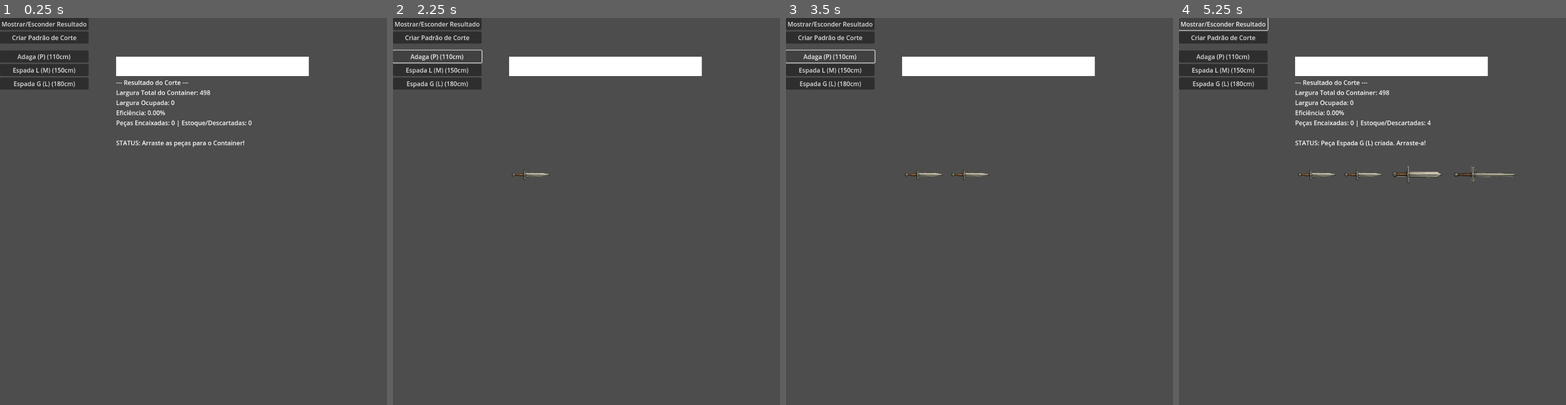
Above: before the commit, frames 1-4 (left to right).
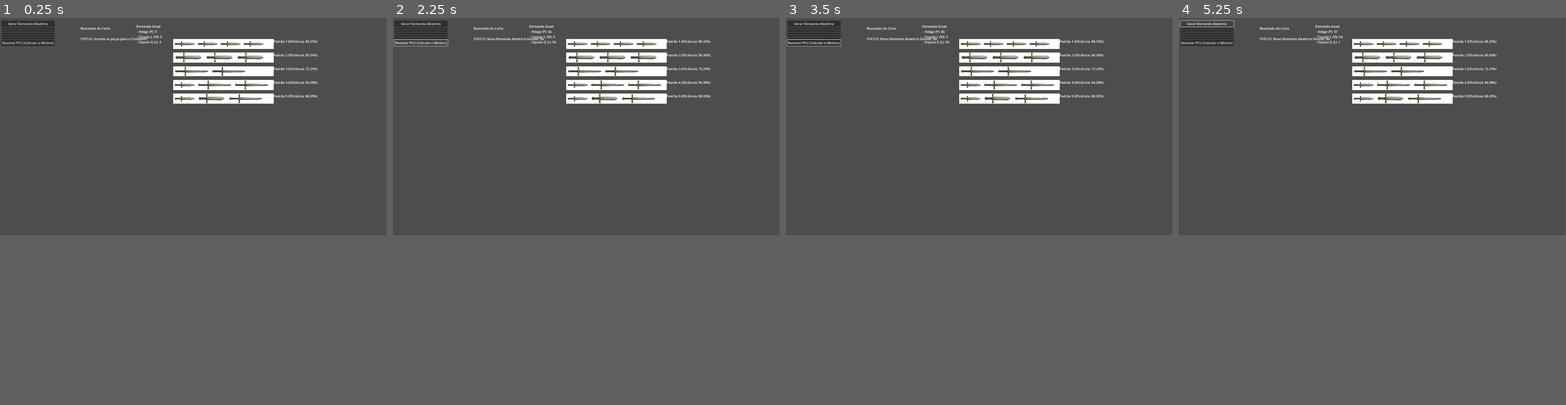
Above: after the commit, the same moments.

Repository: VitaumOS/Jogo_IC-Godot
Game: Godot game, scene res://scene/Cena_1.tscn
Same seed, same stepped clock (60 frames per second), same inputs: the game is played once before the commit and once after it.
Inputs (mouse positions are in pixels of both pictures, inside the frame that each line leads up to):
- Up to frame 1 (0.25 s): no input
- Up to frame 2 (2.25 s): click "Mostrar/Esconder Resultado" (after the commit: "Gerar Demanda Aleatória") at 0.5 s; click (435, 37) at 1.25 s, where only the run before the commit has a clickable "Criar Padrão de Corte"; click (420, 60) at 2 s, where only the run after the commit has a clickable "Resolver PCU (Calcular o Míni…"
- Up to frame 3 (3.5 s): click (828, 56) at 2.75 s, where only the run before the commit has a clickable "Adaga (P) (110cm)"
- Up to frame 4 (5.25 s): click (1221, 68) at 3.5 s, where only the run before the commit has a clickable "Espada L (M) (150cm)"; click (1221, 83) at 4.25 s, where only the run before the commit has a clickable "Espada G (L) (180cm)"; click "Mostrar/Esconder Resultado" (after the commit: "Gerar Demanda Aleatória") at 5 s
In our replay, the window is 800x800 before the commit and 799x449 after it. These sizes can differ from the game's own. Grey fills any space a smaller window leaves; there, only what the larger window draws over its background counts as a difference.

The runs differ from the first frame. In frame 1, 8.2% of the frame differs, in the area x 0-83%, y 0-34%; in frame 2, 7.0%; in frame 3, 7.1%; in frame 4, 8.5%, in the area x 0-88%, y 0-43%.

Commit message:
Atualização: Ambiente Virtual Python e criança de demandas

Diff:
--- a/project.godot
+++ b/project.godot
@@ -17,9 +17,9 @@
 
 [display]
 
-window/size/viewport_width=1000
-window/size/viewport_height=1000
+window/size/viewport_width=1920
+window/size/viewport_height=1080
 
 [editor_plugins]
 
-enabled=PackedStringArray("res://addons/py4godot/plugin.cfg")
+enabled=PackedStringArray()
--- /dev/null
+++ b/pulp_solution.json
@@ -0,0 +1,9 @@
+{
+    "status": "Optimal",
+    "chapas_usadas": 38,
+    "plano_corte": {
+        "Padr\u00e3o_1": 5,
+        "Padr\u00e3o_2": 20,
+        "Padr\u00e3o_4": 13
+    }
+}
--- a/scene/Cena_1.tscn
+++ b/scene/Cena_1.tscn
@@ -12,6 +12,7 @@
 cena_padrao_corte = ExtResource("4_uwuwm")
 
 [node name="Container" type="ColorRect" parent="."]
+visible = false
 offset_right = 40.0
 offset_bottom = 40.0
 
@@ -25,20 +26,37 @@
 metadata/_edit_use_anchors_ = true
 
 [node name="FeedbackLabel" type="Label" parent="UI"]
-layout_mode = 0
+layout_mode = 1
+anchors_preset = -1
+anchor_left = 7.925
+anchor_top = 0.425
+anchor_right = 7.925
+anchor_bottom = 0.5
 offset_right = 40.0
-offset_bottom = 23.0
+offset_bottom = 20.0
 metadata/_edit_use_anchors_ = true
 
 [node name="AvailablePiecesVBox" type="VBoxContainer" parent="UI"]
-layout_mode = 0
+layout_mode = 1
+anchors_preset = -1
+anchor_left = 0.175
+anchor_top = 0.325
+anchor_right = 0.175
+anchor_bottom = 0.325
 offset_right = 40.0
 offset_bottom = 40.0
 metadata/_edit_use_anchors_ = true
 
 [node name="PadraoCorteSalvo" type="VBoxContainer" parent="UI"]
 layout_mode = 0
-offset_left = 37.0
-offset_top = 440.0
-offset_right = 77.0
-offset_bottom = 480.0
+offset_left = 861.0
+offset_top = 104.0
+offset_right = 901.0
+offset_bottom = 144.0
+
+[node name="DemandaLabel" type="Label" parent="UI"]
+layout_mode = 0
+offset_left = 676.0
+offset_top = 30.0
+offset_right = 716.0
+offset_bottom = 53.0
--- a/script/Main.gd
+++ b/script/Main.gd
@@ -1,10 +1,11 @@
 # Main.gd
 extends Node2D
 
+
 # Cenas Exportadas
-@export var cena_peca: PackedScene         # Cena da peça
-@export var cena_botao_ui: PackedScene     # Cena do botão de interface
-@export var cena_padrao_corte: PackedScene # Cena para exibir padrões salvos
+@export var cena_peca: PackedScene
+@export var cena_botao_ui: PackedScene
+@export var cena_padrao_corte: PackedScene
 
 # Referências de Nós (@onready)
 @onready var retangulo_container: ColorRect = $Container
@@ -12,13 +13,22 @@
 @onready var rotulo_feedback: Label = $UI/FeedbackLabel
 @onready var vbox_pecas_disponiveis: VBoxContainer = $UI/AvailablePiecesVBox
 @onready var vbox_padroes_salvos: VBoxContainer = $UI/PadraoCorteSalvo
+@onready var rotulo_demanda: Label = $UI/DemandaLabel # Rótulo para mostrar a demanda
 
 # Variáveis
 var largura_container: float
 var largura_total_atual: float = 0.0
-var pecas_encaixadas: Array[PieceScript] = []
+var pecas_encaixadas: Array[PieceScript] = [] # Mantido, mas não usado na nova lógica
 var botao_visivel: bool
-var padroes_corte_salvos: Array = []
+var padroes_corte_salvos: Array = [] # Dicionários de dados para exibição
+var padroes_corte_salvos_valor: Array = [] # Array de Arrays numéricos [[4,0,0], [0,3,0], [0,0,2]]
+var padroes_selecionados: Array = [] # Índices dos padrões ativos (0, 1, 2, ...)
+
+var PYTHON_PATH = ProjectSettings.globalize_path("res://PythonFiles/venv/Scripts/python.exe")
+var PYTHON_SCRIPT = ProjectSettings.globalize_path("res://PythonFiles/resolve_pcu_pl.py")
+const OUTPUT_FILE_NAME = "res://pulp_solution.json" # Mudando para user:// para garantir escrita
+
+var demanda: Array = [5, 3, 2] # Adaga(P), Espada L(M), Espada G(L)
 
 # Dados das Peças
 var pecas_disponiveis: Array = [
@@ -27,6 +37,72 @@
 	{"nome": "Espada G (L)", "largura": 180.0, "comprimento": 50.0, "caminho_textura": "res://Sprite/Esp_Grande.png"},
 ]
 
+func _criar_padroes_automaticos():
+	# Padrões automáticos que você solicitou: [4,0,0], [0,3,0], [0,0,2]
+	var padroes_iniciais = [
+		[4, 0, 0], # Padrão 1
+		[0, 3, 0], # Padrão 2
+		[0, 0, 2], # Padrão 3
+		[1, 0, 2], # Padrão 4
+		[1, 1, 1]  # Padrão 5
+	]
+	var larguras_padrao = []
+
+	for padrao in padroes_iniciais:
+		var soma_larguras = 0
+		for i in range(pecas_disponiveis.size()):
+			soma_larguras += pecas_disponiveis[i].largura * padrao[i]
+		larguras_padrao.append(soma_larguras)
+
+	for i in range(padroes_iniciais.size()):
+		var padrao_numerico = padroes_iniciais[i]
+		var largura_ocupada = larguras_padrao[i]
+
+		var dados_padrao = {
+			"largura": largura_ocupada,
+			"eficiencia": (largura_ocupada / largura_container) * 100.0,
+			"pecas": [], # Lista de peças para exibição visual (apenas ilustrativo)
+			"nome": "Padrão %d" % (i + 1)
+		}
+
+		# Populando a lista 'pecas' para a exibição visual
+		for j in range(padrao_numerico.size()):
+			var tipo_peca = pecas_disponiveis[j]
+			for _k in range(padrao_numerico[j]):
+				dados_padrao.pecas.append({
+					"largura_peca": tipo_peca.largura,
+					"caminho_textura": tipo_peca.caminho_textura
+				})
+
+		padroes_corte_salvos_valor.append(padrao_numerico)
+		padroes_corte_salvos.append(dados_padrao)
+		_exibir_padrao_salvo(dados_padrao)
+
+		# Inicialmente, todos os padrões estão selecionados
+		padroes_selecionados.append(i)
+
+func _on_gerar_demanda_aleatoria_pressed():
+	var nova_demanda: Array = []
+	for _i in range(pecas_disponiveis.size()):
+		# Gera demanda aleatória entre 1 e 10 para cada tipo de peça
+		nova_demanda.append(randi_range(0, 70))
+
+	demanda = nova_demanda
+
+	_atualizar_texto_resultado("Nova Demanda Aleatória Gerada: %s" % demanda)
+	_atualizar_rotulo_demanda()
+
+
+
+func _atualizar_rotulo_demanda():
+	var texto_demanda = "Demanda Atual:\n"
+	for i in range(demanda.size()):
+		var nome_peca = pecas_disponiveis[i].nome
+		texto_demanda += " - %s: %d\n" % [nome_peca, demanda[i]]
+	rotulo_demanda.text = texto_demanda
+
+# --- MODIFICAÇÕES NAS FUNÇÕES EXISTENTES ---
+
 func _ready():
 	add_to_group("main_logic")
 
@@ -37,30 +113,115 @@
 	retangulo_container.color = Color.WHITE
 	retangulo_container.position = Vector2(300, 100)
 
+
+
+	# CRIAÇÃO AUTOMÁTICA DOS PADRÕES
+	_criar_padroes_automaticos()
+
 	_configurar_botoes_ui()
-	_reiniciar_jogo()
-
-func _on_padraocorte_salvo_pressed():
-	if largura_total_atual == 0:
-		_atualizar_texto_resultado("Não há peças encaixadas para salvar!")
-		return
-
-	# Cria o dicionário de dados do padrão
-	var dados_padrao = {
-		"largura": largura_total_atual,
-		"eficiencia": (largura_total_atual / largura_container) * 100.0,
-		"pecas": [],
-		"nome": "Padrão %d" % (padroes_corte_salvos.size() + 1)
-	}
-	for peca in pecas_encaixadas:
-		dados_padrao.pecas.append({
-			"largura_peca": peca.largura_peca,
-			"caminho_textura": peca.caminho_textura
-		})
-	padroes_corte_salvos.append(dados_padrao)
-	#Exibe o novo padrão
-	_exibir_padrao_salvo(dados_padrao)
-	_atualizar_texto_resultado("Padrão '%s' salvo com sucesso!" % dados_padrao.nome)
+	_reiniciar_jogo() # Limpa as peças, mas não a UI
+	_atualizar_rotulo_demanda()
+
+# ESTA FUNÇÃO É REMOVIDA
+# func cria_padraocorte(padrao): pass
+
+func _configurar_botoes_ui():
+	# Limpa botões antigos
+	for child in vbox_pecas_disponiveis.get_children():
+		child.queue_free()
+
+	# 1. Botão de Gerar Demanda Aleatória
+	var botao_demanda: Button = cena_botao_ui.instantiate()
+	botao_demanda.text = "Gerar Demanda Aleatória"
+	botao_demanda.pressed.connect(_on_gerar_demanda_aleatoria_pressed)
+	vbox_pecas_disponiveis.add_child(botao_demanda)
+
+	#Selecionar a quantidade de vezes que vai cortar tal padrão
+	for i in range(padroes_corte_salvos.size()):
+		var barra_selecao = TextEdit.new()
+		barra_selecao.size.y = 200
+		vbox_pecas_disponiveis.add_child(barra_selecao)
+
+	#Botão de Resolução do PCU
+	var botao_resolver_pcu: Button = cena_botao_ui.instantiate()
+	botao_resolver_pcu.text = "Resolver PCU (Calcular o Mínimo)"
+	botao_resolver_pcu.pressed.connect(_resolver_pcu)
+	vbox_pecas_disponiveis.add_child(botao_resolver_pcu)
+
+	#Separador visual
+	var separador = Control.new()
+	separador.custom_minimum_size = Vector2(0, 10)
+	vbox_pecas_disponiveis.add_child(separador)
+
+func _resolver_pcu():
+
+	var padroes_para_resolver: Array = []
+	for index in padroes_selecionados:
+		padroes_para_resolver.append(padroes_corte_salvos_valor[index])
+	var args = []
+
+	args.append(PYTHON_SCRIPT)
+	args.append(demanda)
+	for padrao in padroes_para_resolver:
+		args.append(padrao)
+
+	var exit_code = OS.execute(PYTHON_PATH, args)
+
+	var z_otimo_pulp: int = -1
+
+	if exit_code == 0:
+		var file_path = ProjectSettings.globalize_path(OUTPUT_FILE_NAME)
+		var file = FileAccess.open(file_path, FileAccess.READ)
+		var json_string = file.get_as_text()
+		file.close()
+
+		var json_data: Dictionary = JSON.parse_string(json_string)
+
+		#Verifica e processa o resultado
+		if json_data.get("status") == "Optimal":
+			var chapas_usadas: int = json_data["chapas_usadas"]
+			var plano_corte: Dictionary = json_data["plano_corte"]
+
+			z_otimo_pulp = chapas_usadas
+
+			#Montagem da Mensagem de Exibição
+			var texto_resultado = "Chapas Mínimas (Z): %d\n" % chapas_usadas
+			texto_resultado += "Plano de Corte:\n"
+
+			var nomes_padroes_usados = []
+			for nome in plano_corte.keys():
+				var index = int(nome.split("_")[1]) - 1
+				nomes_padroes_usados.append("Padrão %d" % (index + 1))
+
+			nomes_padroes_usados.sort()
+
+			for i in range(nomes_padroes_usados.size()):
+				var nome_padrao_display = nomes_padroes_usados[i]
+				var indice_original = -1
+				for p_idx in range(padroes_corte_salvos.size()):
+					if padroes_corte_salvos[p_idx].nome == nome_padrao_display:
+						indice_original = p_idx
+						break
+
+				if indice_original != -1:
+					var chave_pulp = "Padrão_%d" % (indice_original + 1)
+					var uso = plano_corte.get(chave_pulp, 0) # Obtém o uso correto
+					if uso > 0:
+						texto_resultado += " - %s: %d vezes\n" % [nome_padrao_display, uso]
+
+			var chapas_cortadas_pelo_jogador = 2
+			var proximidade = 0.0
+
+			if chapas_cortadas_pelo_jogador >= z_otimo_pulp:
+				proximidade = (float(z_otimo_pulp) / float(chapas_cortadas_pelo_jogador)) * 100.0
+
+			texto_resultado += "\nAnálise de Eficiência \n"
+			texto_resultado += "Chapas Cortadas: %d\n" % chapas_cortadas_pelo_jogador
+			texto_resultado += "Proximidade do Ótimo (Z): %.2f%%\n" % proximidade
+
+			_atualizar_texto_resultado(texto_resultado)
+
+
 
 func _exibir_padrao_salvo(dados: Dictionary):
 	if not is_instance_valid(cena_padrao_corte):
@@ -81,7 +242,7 @@
 
 	fundo_branco.size = retangulo_container.size
 
-	var altura_visualizacao: float = 50.0 #define altura base
+	var altura_visualizacao: float = 50.0 #Define altura base
 
 	for dados_peca in dados.pecas:
 		var wrapper_control = Control.new()
@@ -89,7 +250,7 @@
 
 		peca_visual.texture = load(dados_peca.caminho_textura)
 		wrapper_control.custom_minimum_size = Vector2(dados_peca.largura_peca , altura_visualizacao)
-		peca_visual.position = Vector2(dados_peca.largura_peca  / 2.0, altura_visualizacao / 2.0)
+		peca_visual.position = Vector2(dados_peca.largura_peca/ 2.0, altura_visualizacao / 2.0)
 		wrapper_control.add_child(peca_visual)
 		visualizador_container.add_child(wrapper_control)
 
@@ -99,106 +260,6 @@
 	vbox_padroes_salvos.add_child(no_padrao_corte)
 	vbox_padroes_salvos.add_child(separador_altura)
 
-
-func _configurar_botoes_ui():
-	# Limpa botões antigos
-	for child in vbox_pecas_disponiveis.get_children():
-		child.queue_free()
-
-	# Botão de Controle de Feedback
-	var botao_feedback: Button = cena_botao_ui.instantiate()
-	botao_feedback.text = "Mostrar/Esconder Resultado"
-	botao_feedback.pressed.connect(func(): _habilitar_desabilitar_botao())
-	vbox_pecas_disponiveis.add_child(botao_feedback)
-
-	# Botão de Salvar o Padrão de Corte
-	var botao_salvar_padrao: Button = cena_botao_ui.instantiate()
-	botao_salvar_padrao.text = "Criar Padrão de Corte"
-	botao_salvar_padrao.pressed.connect(_on_padraocorte_salvo_pressed)
-	vbox_pecas_disponiveis.add_child(botao_salvar_padrao)
-
-	# Separador visual
-	var separador = Control.new()
-	separador.custom_minimum_size = Vector2(0, 10)
-	vbox_pecas_disponiveis.add_child(separador)
-
-	# Botões de Criação de Peças
-	for i in range(pecas_disponiveis.size()):
-		var dados_peca = pecas_disponiveis[i]
-
-		var instancia_botao: Button = cena_botao_ui.instantiate()
-		instancia_botao.text = "%s (%dcm)" % [dados_peca.nome, dados_peca.largura]
-
-		instancia_botao.pressed.connect(func(): _on_peca_disponivel_clicada(i))
-		vbox_pecas_disponiveis.add_child(instancia_botao)
-
-func _habilitar_desabilitar_botao():
-	rotulo_feedback.visible = botao_visivel
-	botao_visivel = not botao_visivel
-
-func _on_peca_disponivel_clicada(indice: int):
-	var dados_peca = pecas_disponiveis[indice]
-
-	#Instancia a cena
-	var instancia_peca: PieceScript = cena_peca.instantiate()
-
-	#Chama o construtor _init()
-	instancia_peca._init(
-		dados_peca.largura,
-		dados_peca.comprimento,
-		dados_peca.caminho_textura
-	)
-
-	#Conecta o sinal de remoção
-	instancia_peca.peca_removida.connect(_on_peca_removida_por_clique)
-	pai_pecas.add_child(instancia_peca)
-
-	#Define a posição inicial no estoque
-	_organizar_pecas_estoque()
-	_atualizar_texto_resultado("Peça %s criada. Arraste-a!" % dados_peca.nome)
-
-
-func _on_peca_removida_por_clique(script_peca: PieceScript):
-	if is_instance_valid(script_peca):
-		if script_peca.esta_no_container:
-			_tentar_encaixar_peca(script_peca)
-		_organizar_pecas_estoque()
-		_atualizar_texto_resultado("Peça descartada ou removida do container.")
-
-
-func _tentar_encaixar_peca(peca: PieceScript) -> bool:
-	var largura_restante = largura_container - largura_total_atual
-
-	# PEÇA CLICADA PARA SAIR (Retorno ao Estoque)
-	if peca.esta_no_container:
-		pecas_encaixadas.remove_at(pecas_encaixadas.find(peca))
-		largura_total_atual -= peca.largura_peca
-		peca.esta_no_container = false
-		_reposicionar_pecas_encaixadas()
-		_organizar_pecas_estoque()
-		_atualizar_texto_resultado("Peça removida do container.")
-		return true
-
-	#PEÇA SENDO INSERIDA NO CONTAINER
-	if peca.largura_peca <= largura_restante:
-		peca.esta_no_container = true
-		pecas_encaixadas.append(peca)
-		largura_total_atual += peca.largura_peca
-
-		_reposicionar_pecas_encaixadas()
-		_atualizar_texto_resultado("Peça encaixada com sucesso!")
-		return true
-	else:
-		_atualizar_texto_resultado("Peça não encaixa! Largura restante: %d" % largura_restante)
-		peca.position = peca.posicao_original
-		return false
-
-func _reposicionar_pecas_encaixadas():
-	var x_atual = 0.0
-	for p in pecas_encaixadas:
-		p.position = retangulo_container.position + Vector2(x_atual, 0)
-		x_atual += p.largura_peca
-
 func _organizar_pecas_estoque():
 	var y_estoque = retangulo_container.global_position.y + retangulo_container.size.y + 230
 	var x_deslocamento = 0.0
@@ -223,17 +284,11 @@
 	if is_instance_valid(retangulo_container):
 		largura_container = retangulo_container.size.x
 
-	var eficiencia = (largura_total_atual / largura_container) * 100.0 if largura_container > 0 else 0.0
-	var nao_encaixadas = pai_pecas.get_child_count() - pecas_encaixadas.size()
-
-	var texto_resultado = "--- Resultado do Corte ---\n"
-	texto_resultado += "Largura Total do Container: %d\n" % largura_container
-	texto_resultado += "Largura Ocupada: %d\n" % largura_total_atual
-	texto_resultado += "Eficiência: %.2f%%\n" % eficiencia
-	texto_resultado += "Peças Encaixadas: %d | Estoque/Descartadas: %d\n" % [pecas_encaixadas.size(), nao_encaixadas]
+
+	var texto_resultado = "Resultado do Corte\n"
 
 	if mensagem_status:
 		texto_resultado += "\nSTATUS: %s" % mensagem_status
 
 	rotulo_feedback.text = texto_resultado
-	rotulo_feedback.position = Vector2(retangulo_container.position.x, retangulo_container.position.y + retangulo_container.size.y + 5)
+	rotulo_feedback.position = Vector2(400, 40)
--- a/script/Piece.gd
+++ b/script/Piece.gd
@@ -62,6 +62,7 @@
 				var no_principal = get_tree().get_first_node_in_group("main_logic")
 				if no_principal:
 					no_principal._tentar_encaixar_peca(self)
+
 func _process(delta):
 	if arrastando:
 		global_position = get_global_mouse_position() + deslocamento_arrasto # <--- ACESSO CORRIGIDO
Not shown, added: PythonFiles/resolve_pcu_pl.py
